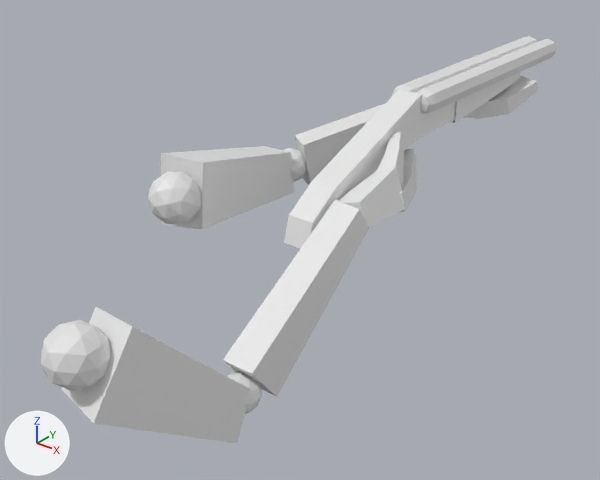
The Blender file Blender/LuparaViewModel.blend: old version first, new version second.
One viewpoint serves both versions: a 50 mm lens placed at (8.37, -6.01, 2.73), pointed at (0.62, 3.68, -3.28). The lights are fixed; the arrows at lower left show +X, +Y and +Z. The picture after the commit comes second.

Names of what the first picture shows: 'Bicep_L', 'Bicep_R', 'Cube', 'Cube.001', 'Cube.002', 'Cube.003', 'Cube.007', 'Elbow_L', 'Elbow_R', 'Finger_R', 'Fingers_L', 'Forearm_L', 'Forearm_R', 'Palm_R', 'Shoulder_L', 'Shoulder_R', 'Thumb_R' and 2 more.
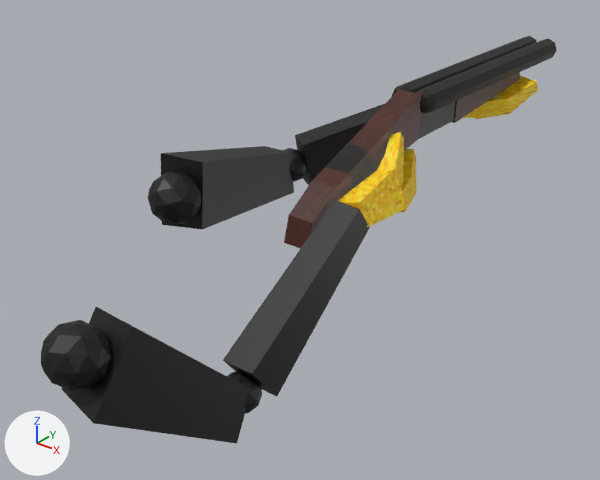
The change, as a list of edits to the scene's bpy script:
```text
Add mat_handlewood:
    mat_handlewood = principled_material('HandleWood')
    mat_handlewood.texture = img_woodhandle_png_001
Add mat_metal_001:
    mat_metal_001 = principled_material('Metal.001')
    mat_metal_001.texture = img_metal_png
Change me_cube:
    where me_cube.from_pydata(...)  # 32 vertices, 32 faces; spans x -0.94..0.94, y -1.0..1.0, z -1.0..1.0
    add me_cube.materials.append(mat_metal)  # picture img_metal_png
Change me_cube_015:
    where me_cube_015.from_pydata(...)  # 24 vertices, 22 faces; spans x -3.16..3.36, y -1.0..1.0, z -4.71..4.51
    used by ob_cube_002; location = (1.58, 4.37, -1.86); rotation_euler = (0.0, -0.0000331, 1.571), in degrees (0, 0, 90); scale = (0.632, 0.218, 0.199)
    me_cube_015 part 1: all 14 faces centred in x -3.06..1.47, y -1.0..1.0, z -4.24..2.29 switch from no material to mat_handlewood (picture img_woodhandle_png_001)
    me_cube_015 part 2: all 8 faces centred in x 1.5..3.36, y -1.0..1.0, z 0.81..3.72 switch from no material to mat_metal_001 (picture img_metal_png)
Change me_cube_019:
    used by ob_cube_003; location = (1.58, 7.69, -1.45); rotation_euler = (0.0, 0.0, 1.571), in degrees (0, 0, 90); scale = (0.632, 0.218, 0.199)
    remove me_cube_019.from_pydata(...)  # 8 vertices, 5 faces; spans x -1.95..2.03, y -1.12..1.12, z -1.36..0.72
    add me_cube_019.from_pydata(...)  # 8 vertices, 6 faces; spans x -1.95..2.03, y -1.12..1.12, z -1.36..0.72
    me_cube_019 part 3: 5 faces spanning x -1.95..2.03, y -1.12..1.12, z -1.36..0.72 switch from no material to mat_handlewood (picture img_woodhandle_png_001)
    edits to the shape of me_cube_019 do not show in these pictures
Change me_cube_023:
    where me_cube_023.from_pydata(...)  # 25 vertices, 24 faces; spans x -0.04..0.03, y -1.0..1.0, z -1.0..1.0
    add me_cube_023.materials.append(mat_metal)  # picture img_metal_png
Change me_cube_024:
    where me_cube_024.from_pydata(...)  # 32 vertices, 32 faces; spans x -0.94..0.94, y -1.0..1.0, z -1.0..1.0
    add me_cube_024.materials.append(mat_metal)  # picture img_metal_png
Change me_cube_034:
    where me_cube_034.from_pydata(...)  # 40 vertices, 20 faces; spans x -0.95..0.6, y -2.23..1.3, z -1.01..0.92
    add me_cube_034.materials.append(mat_yellowplastic)  # picture img_yellowplastic_png
Change me_cube_033:
    where me_cube_033.from_pydata(...)  # 40 vertices, 20 faces; spans x -0.37..0.36, y -1.47..1.5, z -0.98..0.92
    add me_cube_033.materials.append(mat_yellowplastic)  # picture img_yellowplastic_png
Change me_cube_035:
    where me_cube_035.from_pydata(...)  # 58 vertices, 30 faces; spans x -0.97..1.6, y -0.81..1.2, z -1.09..1.24
    add me_cube_035.materials.append(mat_yellowplastic)  # picture img_yellowplastic_png
Change me_icosphere_010:
    where me_icosphere_010.from_pydata(...)  # 240 vertices, 80 faces; spans x -0.95..0.95, y -1.0..1.0, z -1.0..1.0
    add me_icosphere_010.materials.append(mat_suitfabric)  # picture img_suitfabric1_png
Change me_cube_031:
    where me_cube_031.from_pydata(...)  # 24 vertices, 12 faces; spans x -0.63..0.49, y -0.29..0.32, z -1.09..1.11
    add me_cube_031.materials.append(mat_suitfabric)  # picture img_suitfabric1_png
Change me_cube_030:
    where me_cube_030.from_pydata(...)  # 24 vertices, 12 faces; spans x -0.48..0.61, y -1.28..1.0, z -1.07..1.09
    add me_cube_030.materials.append(mat_suitfabric)  # picture img_suitfabric1_png
Change me_icosphere_009:
    where me_icosphere_009.from_pydata(...)  # 240 vertices, 80 faces; spans x -0.95..0.95, y -1.0..1.0, z -1.0..1.0
    add me_icosphere_009.materials.append(mat_suitfabric)  # picture img_suitfabric1_png
Change me_cube_012:
    where me_cube_012.from_pydata(...)  # 40 vertices, 20 faces; spans x -0.37..0.36, y -1.47..1.5, z -0.98..0.92
    add me_cube_012.materials.append(mat_yellowplastic)  # picture img_yellowplastic_png
Change me_icosphere_002:
    where me_icosphere_002.from_pydata(...)  # 240 vertices, 80 faces; spans x -0.95..0.95, y -1.0..1.0, z -1.0..1.0
    add me_icosphere_002.materials.append(mat_suitfabric)  # picture img_suitfabric1_png
Change me_cube_010:
    where me_cube_010.from_pydata(...)  # 24 vertices, 12 faces; spans x -0.63..0.49, y -0.29..0.32, z -1.09..1.11
    add me_cube_010.materials.append(mat_suitfabric)  # picture img_suitfabric1_png
Change me_cube_009:
    where me_cube_009.from_pydata(...)  # 24 vertices, 12 faces; spans x -0.48..0.61, y -1.28..1.0, z -1.07..1.09
    add me_cube_009.materials.append(mat_suitfabric)  # picture img_suitfabric1_png
Change me_icosphere_001:
    where me_icosphere_001.from_pydata(...)  # 240 vertices, 80 faces; spans x -0.95..0.95, y -1.0..1.0, z -1.0..1.0
    add me_icosphere_001.materials.append(mat_suitfabric)  # picture img_suitfabric1_png
```

Changed parts and their boxes (x1, y1, x2, y2) in the pictures (600 x 480 px):
'Bicep_R', recoloured (white to black)
    both: (62, 307, 251, 443)
'Forearm_R', recoloured (white to grey)
    both: (223, 200, 370, 396)
'Bicep_L', recoloured (white to black)
    both: (161, 146, 294, 229)
'Shoulder_R', recoloured (white to black)
    both: (41, 320, 111, 391)
'Cube', recoloured (white to black)
    both: (418, 39, 557, 112)
'Forearm_L', recoloured (white to black)
    both: (295, 104, 384, 185)
'Palm_R', recoloured (white to yellow)
    both: (338, 167, 406, 227)
'Shoulder_L', recoloured (white to black)
    both: (148, 172, 201, 224)
'Cube.001', recoloured (white to black)
    both: (399, 36, 537, 93)
'Fingers_L', recoloured (white to yellow)
    both: (475, 76, 538, 119)
'Thumb_R', recoloured (white to yellow)
    both: (377, 132, 404, 188)
'Finger_R', recoloured (white to yellow)
    both: (400, 149, 417, 212)
'Elbow_R', recoloured (white to black)
    both: (227, 371, 262, 414)
'Elbow_L', recoloured (white to black)
    both: (284, 148, 307, 182)
'Cube.007', recoloured (white to black)
    both: (416, 89, 436, 113)
part 1 of me_cube_015, recoloured (white to brown)
    both: (284, 89, 422, 249)
part 2 of me_cube_015, recoloured (white to grey)
    both: (419, 102, 455, 139)
part 3 of me_cube_019, recoloured (darker)
    both: (455, 72, 520, 123)
